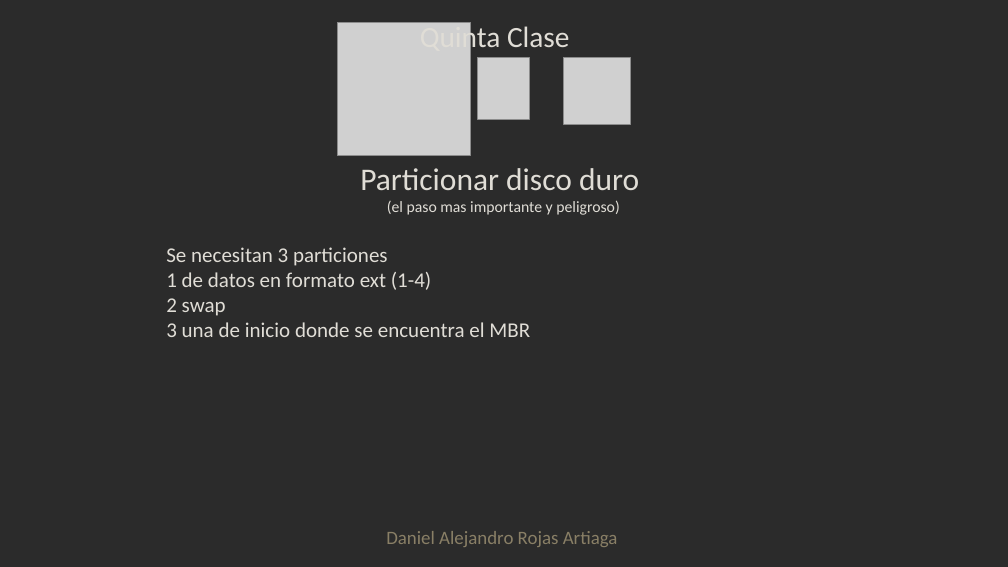
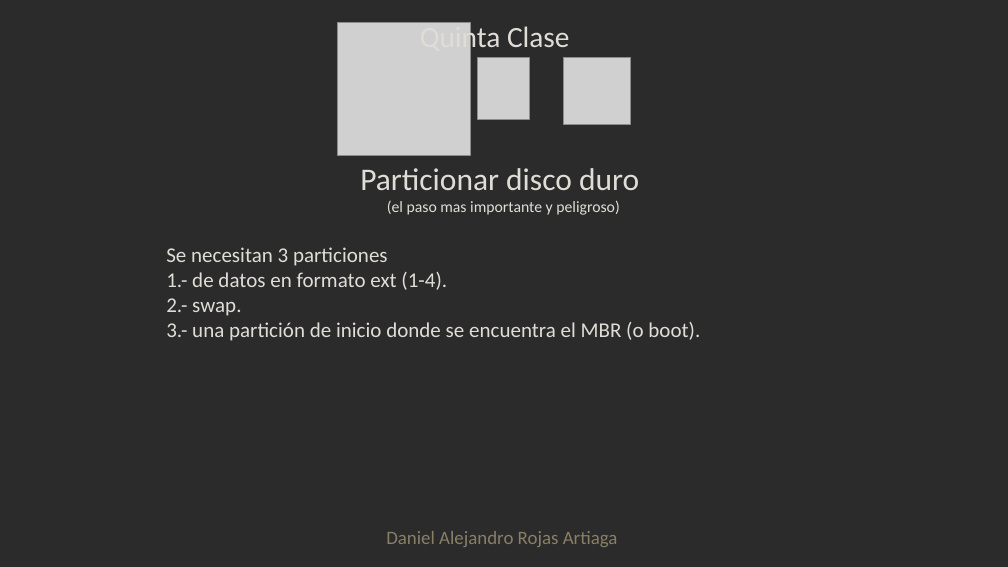
Before and after one commit to l20j45/Leonardo, a slide deck: slide 9 of Clases/Clase 5/Clase 5.pptx. Drawn at 1008x567 pixels with LibreOffice and Linux fonts; fonts in the diff are those of the drawing; grey boxes stand for pictures; background and template pictures are left out; a plain dark background stands for a picture behind light text. Boxes give left, top, right and bottom in pixels: in the first picture for what was removed or moved away, otherwise in the second. Text is boxed around its words. In the diff, an @@ line names an element or a change of style, - is before the commit and + after.

```diff
--- a/Clases/Clase 5/Clase 5.pptx
+++ b/Clases/Clase 5/Clase 5.pptx
@@ text at [166, 272, 700, 341]: text changed @@
-1 de datos en formato ext (1-4)
-2 swap
-3 una de inicio donde se encuentra el MBR
+1.- de datos en formato ext (1-4).
+2.- swap.
+3.- una partición de inicio donde se encuentra el MBR (o boot).
```
Also in this commit, not shown: 4 slides added, 36 other files.
